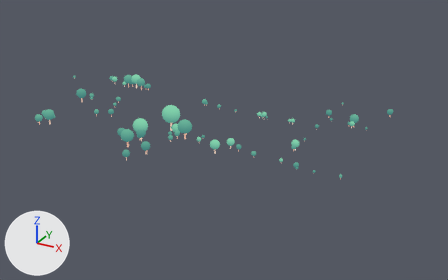
The glTF model public/v3/models/plant.glb: old version first, new version second.
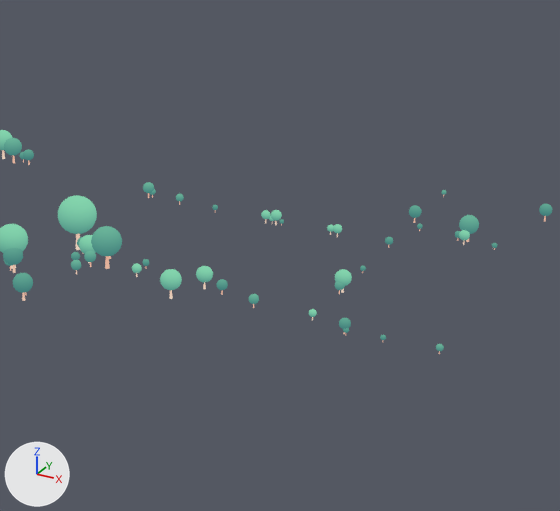
There are two pictures of each version: one whole from a 50 mm lens placed at (220.0, -492.0, 212.0), pointed at (-51.0, 1.0, -35.0), one close up on the part from 30% to 89% of the width and 5% to 90% of the height. The lights are fixed; the arrows at lower left show +X, +Y and +Z. Vertices at the same position are counted once.

The scene before the commit, as lines of its bpy script (objects in view):
```python
me_mergedblocks_custom10_clone__0_081 = bpy.data.meshes.new('mergedBlocks_custom10(Clone)_0.081')
me_mergedblocks_custom10_clone__0_081.from_pydata(...)  # 26426 vertices, 52268 faces; spans x -185.0..151.0, y -95.0..109.0, z -5.0..19.0
# faces by material slot: [11232, 1656, 34320, 5060]
me_mergedblocks_custom10_clone__0_081.materials.append(mat_plant_001)
me_mergedblocks_custom10_clone__0_081.materials.append(mat_wood_001)
me_mergedblocks_custom10_clone__0_081.materials.append(mat_plant)
me_mergedblocks_custom10_clone__0_081.materials.append(mat_wood)
ob_block_f1_base_035 = bpy.data.objects.new('block_f1-base.035', me_mergedblocks_custom10_clone__0_081)
ob_block_f1_base_035.location = (-52.2, -47.9, 4.6)
```
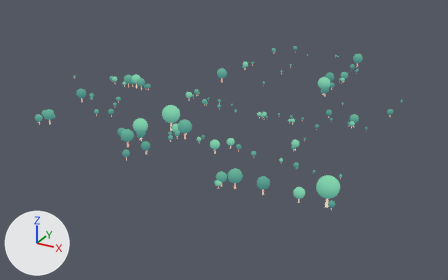
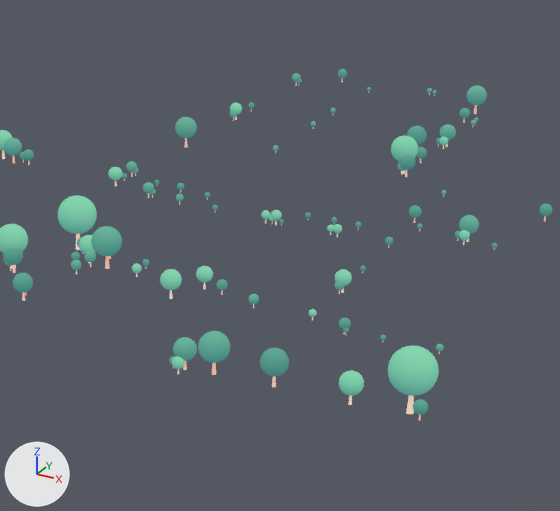
Commit message: Update plant layer

Where the newer file only moved an object's origin or applied its transform, the numbers keep the older frame.

The change, as JSON lines over the scene's bpy script:
```json
{"block": "me_mergedblocks_custom10_clone__0_081", "where": "# used by ob_block_f1_base_035; location = (-52.2, -47.9, 4.6)"}
{"op": "remove", "block": "me_mergedblocks_custom10_clone__0_081", "code": "me_mergedblocks_custom10_clone__0_081.from_pydata(...)  # 26426 vertices, 52268 faces; spans x -185.0..151.0, y -95.0..109.0, z -5.0..19.0"}
{"op": "add", "block": "me_mergedblocks_custom10_clone__0_081", "code": "me_mergedblocks_custom10_clone__0_081.from_pydata(...)  # 42357 vertices, 83773 faces; spans x -185.0..225.0, y -100.0..266.0, z -5.0..19.0"}
{"block": "me_mergedblocks_custom10_clone__0_081", "change": "me_mergedblocks_custom10_clone__0_081 part 1: the loose piece of 314 vertices spanning x -17.0..-14.0, y 42.0..45.0, z -3.0..0.0 is copied, and the copy is moved by (8.0, 11.0, 0.0), in mat_plant_001; it spans x -9.0..-5.0, y 53.0..57.0, z -3.0..0.0"}
{"block": "me_mergedblocks_custom10_clone__0_081", "change": "me_mergedblocks_custom10_clone__0_081 part 2: the loose piece of 314 vertices spanning x -19.0..-14.0, y 40.0..45.0, z -2.0..3.0 is copied, and the copy is moved by (-19.0, 125.0, 1.0), in mat_plant_001; it spans x -39.0..-33.0, y 164.0..170.0, z -2.0..5.0"}
{"block": "me_mergedblocks_custom10_clone__0_081", "change": "me_mergedblocks_custom10_clone__0_081 part 3: the loose piece of 314 vertices spanning x 99.0..101.0, y 107.0..109.0, z -3.0..-1.0 is copied, and the copy is scaled about its middle by 3.68, then moved by (-22.0, 69.0, 6.0); it spans x 74.0..82.0, y 174.0..182.0, z -1.0..7.0"}
{"block": "me_mergedblocks_custom10_clone__0_081", "change": "me_mergedblocks_custom10_clone__0_081 part 4: the loose piece of 314 vertices spanning x 97.0..102.0, y 68.0..74.0, z -2.0..3.0 is copied, and the copy is moved by (-22.0, 102.0, -1.0); it spans x 75.0..80.0, y 171.0..176.0, z -3.0..2.0"}
{"block": "me_mergedblocks_custom10_clone__0_081", "change": "me_mergedblocks_custom10_clone__0_081 part 5: the loose piece of 314 vertices spanning x 97.0..102.0, y 68.0..74.0, z -2.0..3.0 is copied, and the copy is moved by (-25.0, 76.0, 0.0); it spans x 72.0..78.0, y 145.0..150.0, z -2.0..4.0"}
{"block": "me_mergedblocks_custom10_clone__0_081", "change": "me_mergedblocks_custom10_clone__0_081 part 6: the loose piece of 314 vertices spanning x 97.0..102.0, y 68.0..74.0, z -2.0..3.0 is copied, and the copy is moved by (-27.0, 150.0, 0.0); it spans x 70.0..75.0, y 218.0..224.0, z -2.0..4.0"}
{"block": "me_mergedblocks_custom10_clone__0_081", "change": "me_mergedblocks_custom10_clone__0_081 part 7: the loose piece of 314 vertices spanning x -19.0..-14.0, y 40.0..45.0, z -2.0..3.0 is copied, and the copy is moved by (2.0, 220.0, 1.0), in mat_plant_001; it spans x -18.0..-12.0, y 260.0..266.0, z -2.0..4.0"}
{"block": "me_mergedblocks_custom10_clone__0_081", "change": "me_mergedblocks_custom10_clone__0_081 part 8: 6202 vertices added at x -42.0..81.0, y 45.0..264.0, z -5.0..14.0"}
{"block": "me_mergedblocks_custom10_clone__0_081", "change": "me_mergedblocks_custom10_clone__0_081 part 9: 2848 vertices added at x 73.0..163.0, y -100.0..-78.0, z -5.0..19.0"}
{"block": "me_mergedblocks_custom10_clone__0_081", "change": "me_mergedblocks_custom10_clone__0_081 part 10: 1448 vertices added at x 7.0..83.0, y 51.0..54.0, z -5.0..-1.0"}
```

Changed parts and their boxes (x1, y1, x2, y2) in the close-ups (560 x 511 px):
```json
{"object": "block_f1-base.035", "change": "reshaped", "before": [0, 130, 552, 354], "after": [0, 69, 552, 420]}
{"part": 1, "of": "me_mergedblocks_custom10_clone__0_081", "change": "added", "after": [177, 183, 184, 190]}
{"part": 2, "of": "me_mergedblocks_custom10_clone__0_081", "change": "added", "after": [230, 103, 242, 115]}
{"part": 3, "of": "me_mergedblocks_custom10_clone__0_081", "change": "added", "after": [440, 124, 456, 140]}
{"part": 4, "of": "me_mergedblocks_custom10_clone__0_081", "change": "added", "after": [439, 137, 448, 145]}
{"part": 5, "of": "me_mergedblocks_custom10_clone__0_081", "change": "added", "after": [416, 147, 427, 158]}
{"part": 6, "of": "me_mergedblocks_custom10_clone__0_081", "change": "added", "after": [459, 108, 470, 118]}
{"part": 7, "of": "me_mergedblocks_custom10_clone__0_081", "change": "added", "after": [338, 69, 347, 78]}
{"part": 8, "of": "me_mergedblocks_custom10_clone__0_081", "change": "added", "after": [108, 73, 487, 186], "on screen": "green"}
{"part": 9, "of": "me_mergedblocks_custom10_clone__0_081", "change": "added", "after": [169, 331, 439, 420], "on screen": "green"}
{"part": 10, "of": "me_mergedblocks_custom10_clone__0_081", "change": "added", "after": [205, 192, 361, 227]}
```
